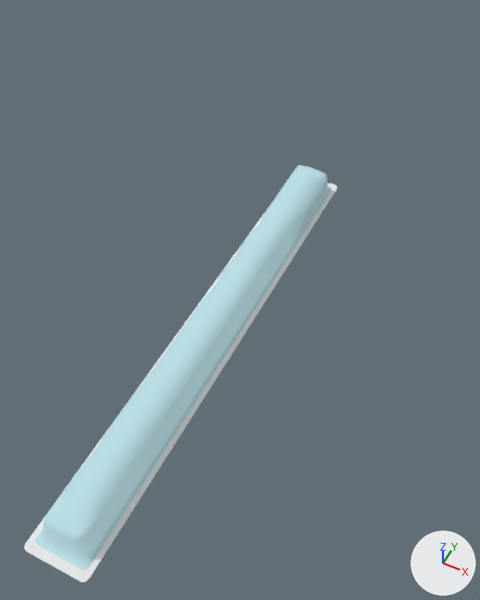
The Blender file blend/catheter/catheter.blend: old version first, new version second.
One viewpoint serves both versions: a camera (50 mm lens) standing at (0.238, -0.661, 0.555) and looking at (-0.016, -0.153, -0.08). Lighting does not change. The marker at lower right points along +X, +Y and +Z.

In view in the first picture: 'catCover', 'catOuter'.
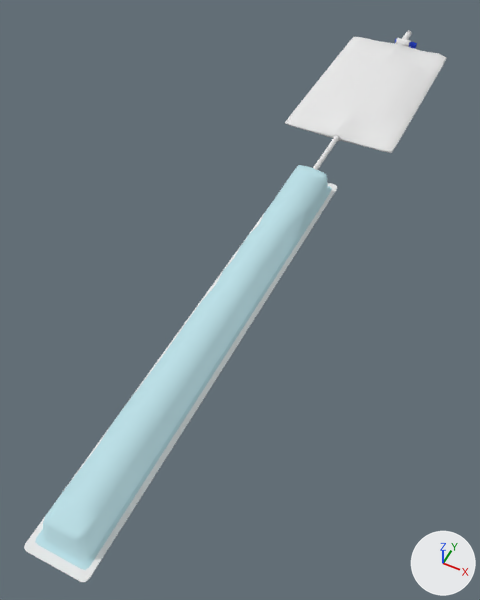
Commit message: Work on catheter with catheter bag

Boxes (x1, y1, x2, y2) around the edits, measured in the pictures (480 x 600 px):
'catheter_bag', added: after (285, 31, 447, 170)
    faces in mat_catheter_bag_001 (its picture is missing): (285, 37, 447, 153)
    faces in mat_catheter_bag_tube_001 (white #e7e7e7): (313, 136, 339, 170)
    faces in mat_catheter_bag_tube_002 (white #e7e7e7): (395, 31, 412, 47)

Diff of the bpy script that builds the scene:
```diff
--- a/blend/catheter/catheter.blend.py
+++ b/blend/catheter/catheter.blend.py
@@ mat_catheter_bag_tube @@
+mat_catheter_bag_tube = diffuse_material('catheter_bag_tube')
+mat_catheter_bag_tube.base_color = (0.0297, 0.0694, 0.655)  # blue #304ad4
@@ mat_catheter_bag_tube_001 @@
+mat_catheter_bag_tube_001 = diffuse_material('catheter_bag_tube.001')
+mat_catheter_bag_tube_001.base_color = (0.8, 0.8, 0.8)  # white #e7e7e7
@@ mat_catheter_bag_tube_002 @@
+mat_catheter_bag_tube_002 = diffuse_material('catheter_bag_tube.002')
+mat_catheter_bag_tube_002.base_color = (0.8, 0.8, 0.8)  # white #e7e7e7
@@ mat_catheter_bag_001 @@
+mat_catheter_bag_001 = diffuse_material('catheter_bag.001')
+mat_catheter_bag_001.base_color = (0.8, 0.8, 0.8)  # white #e7e7e7
@@ me_catheter_bag @@
+me_catheter_bag.from_pydata(...)  # 660 vertices, 684 faces; spans x -0.082..0.082, y -0.2..0.287, z -0.009..0.009
+me_catheter_bag.polygons.foreach_set('use_smooth', [True] * 684)
+# faces by material slot: [248, 108, 256, 72]
+me_catheter_bag.materials.append(mat_catheter_bag_001)  # its picture is missing
+me_catheter_bag.materials.append(mat_catheter_bag_tube_001)  # white #e7e7e7
+me_catheter_bag.materials.append(mat_catheter_bag_tube_002)  # white #e7e7e7
+me_catheter_bag.materials.append(mat_catheter_bag_tube)  # blue #304ad4
@@ ob_catheter_bag @@
+ob_catheter_bag = bpy.data.objects.new('catheter_bag', me_catheter_bag)
+ob_catheter_bag.location = (0.0, 0.27, 0.0)
+ob_catheter_bag.rotation_euler = (0.0, 0.0, 3.142)  # degrees (0, 0, 180)
+_m = ob_catheter_bag.modifiers.new('Solidify', 'SOLIDIFY')
+_m.thickness = -0.0005
+_m.nonmanifold_thickness_mode = 'FIXED'
+_m.nonmanifold_merge_threshold = 0.0003
```
